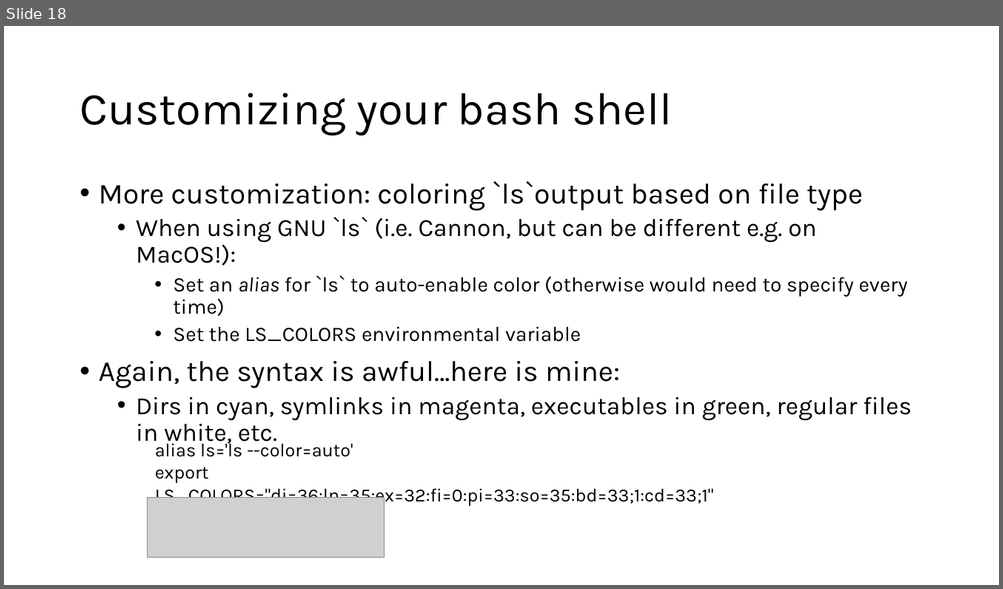
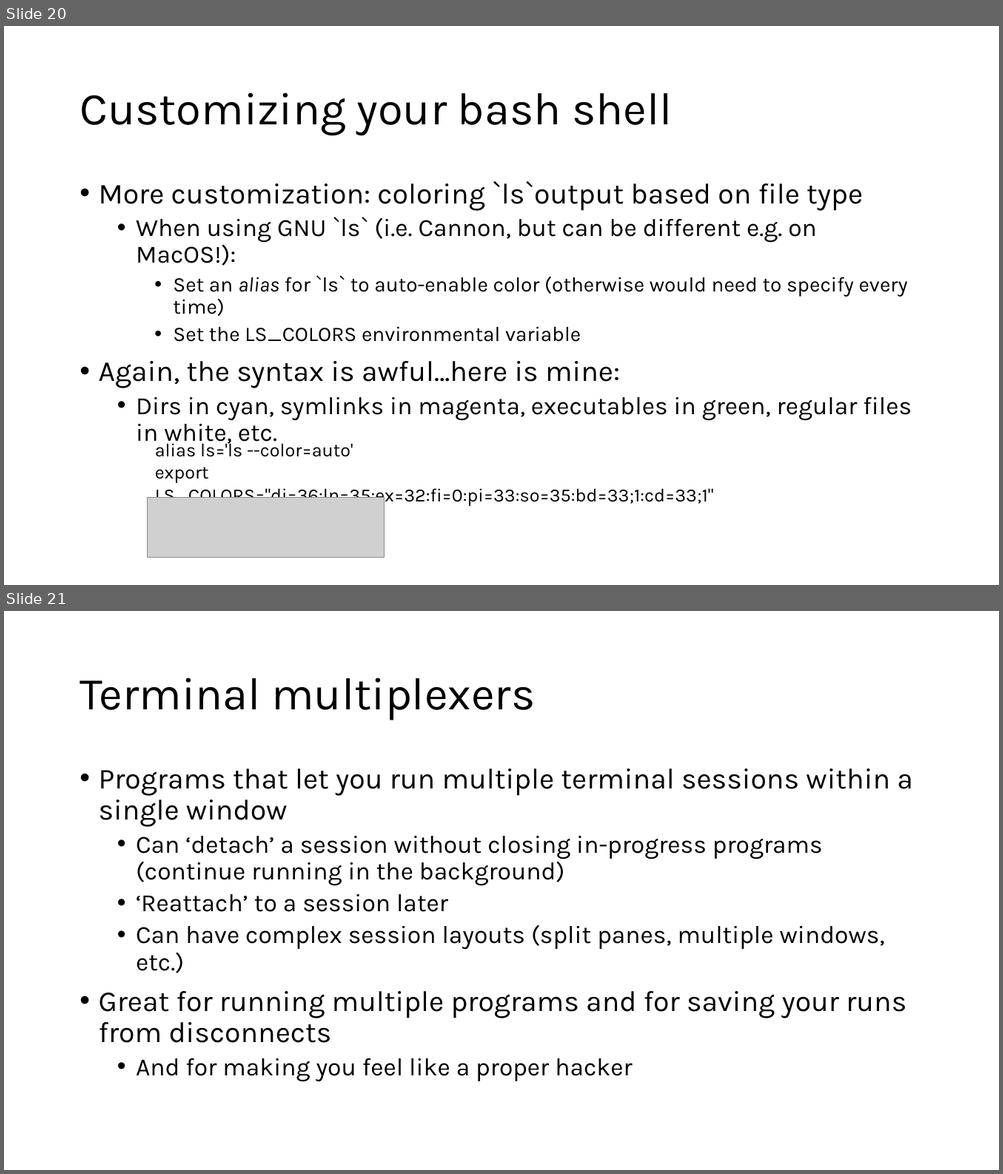
Before and after one commit to harvardinformatics/short-trainings, a slide deck: cmd-line-101/cmdline_tips_draft.pptx. Shown one above the other, each under a label of ours: slide 18 before the commit, slides 20 and 21 after it. The pictures are 1003x589 and 1003x1174 pixels, drawn with LibreOffice and Linux fonts; fonts in the diff are those of the drawing; grey boxes stand for pictures. Boxes give left, top, right and bottom in pixels: in the first picture for what was removed or moved away, otherwise in the second. Text is boxed around its words. In the diff, an @@ line names an element or a change of style, - is before the commit and + after.

```diff
--- a/cmd-line-101/cmdline_tips_draft.pptx
+++ b/cmd-line-101/cmdline_tips_draft.pptx
@@ slide 21 added at (4,611,999,1170), background #FFFFFF @@
@@ title added at (79,678,535,721), 44 pt, text #000000 @@
+Terminal multiplexers
@@ text added at (99,769,913,1082), 24 pt, text #000000 @@
+• Programs that let you run multiple terminal sessions within a single window
+  • Can ‘detach’ a session without closing in-progress programs (continue running in the background)
+  • ‘Reattach’ to a session later
+  • Can have complex session layouts (split panes, multiple windows, etc.)
+• Great for running multiple programs and for saving your runs from disconnects
+  • And for making you feel like a proper hacker
@@ what was slide 18 is now slide 20 @@
```
Also in this commit, not shown: 1 slide changed, 5 other slides added.
